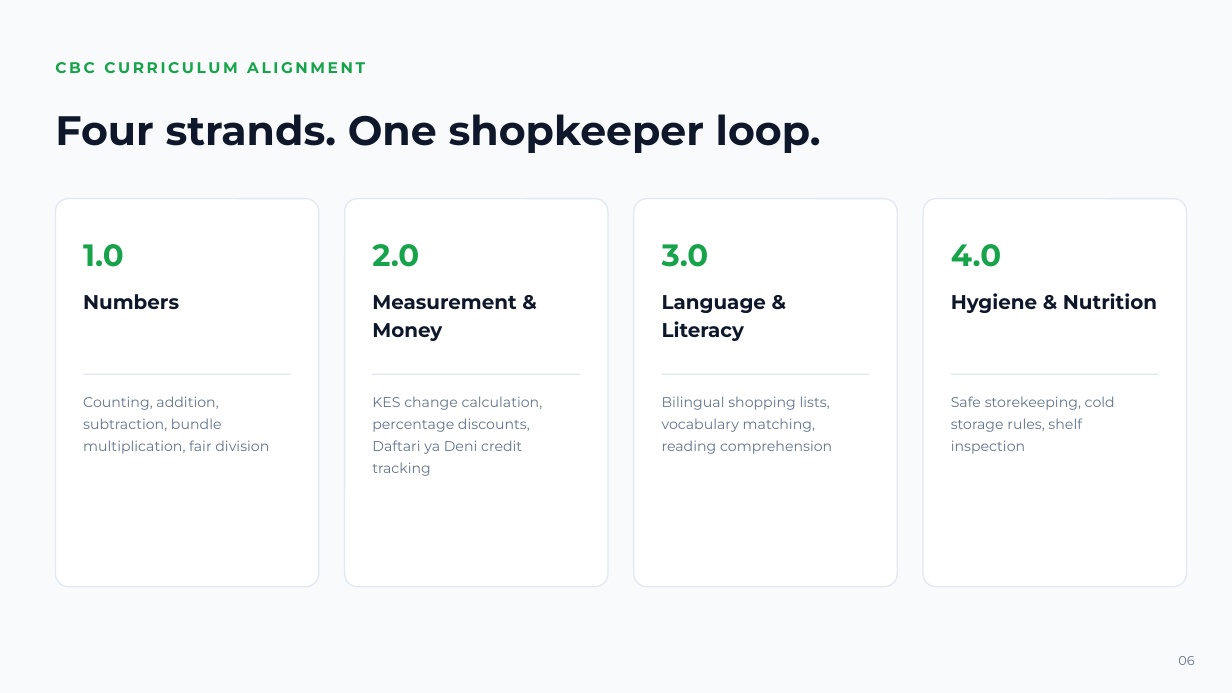
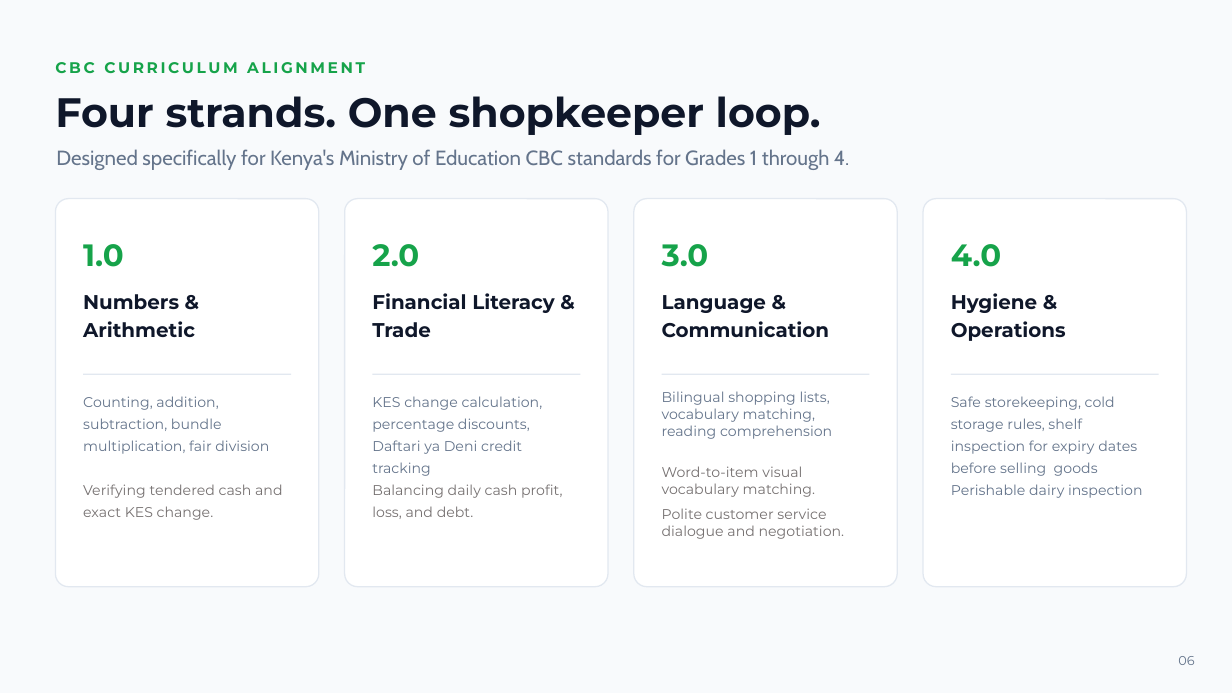
Before and after one commit to lemonhead-ai/SmartDuka, a slide deck: slide 7 of assets/pitch-deck/SmartDuka_Pitchdeck_backup.pptx (slide 6 before the commit). Drawn at 1232x693 pixels with LibreOffice and Linux fonts; fonts in the diff are those of the drawing. Boxes give left, top, right and bottom in pixels: in the first picture for what was removed or moved away, otherwise in the second. Text is boxed around its words. In the diff, an @@ line names an element or a change of style, - is before the commit and + after.

```diff
--- a/assets/pitch-deck/SmartDuka_Pitchdeck_backup.pptx
+++ b/assets/pitch-deck/SmartDuka_Pitchdeck_backup.pptx
@@ text "Four strands. One shopkeeper loop.": place and size @@
-text "Four strands. One shopkeeper loop." at box(55, 114, 821, 153)
+text "Four strands. One shopkeeper loop." at box(55, 96, 821, 135)
@@ text added at box(56, 149, 849, 170), 16 pt, text #64748B @@
+Designed specifically for Kenya's Ministry of Education CBC standards for Grades 1 through 4.
@@ text at box(83, 294, 195, 337): text changed @@
-Numbers
+Numbers & Arithmetic
@@ text at box(372, 293, 554, 337): text changed @@
-Measurement & Money
+Financial Literacy & Trade
@@ text at box(662, 295, 830, 338): text changed @@
-Language & Literacy
+Language & Communication
@@ text at box(951, 293, 1066, 341): text changed @@
-Hygiene & Nutrition
+Hygiene & Operations
@@ text at box(372, 396, 562, 519): text changed @@
-KES change calculation, percentage discounts, Daftari ya Deni credit tracking
+KES change calculation, percentage discounts, Daftari ya Deni credit tracking
+Balancing daily cash profit, loss, and debt.
@@ text at box(662, 391, 832, 439): line spacing 1.3 to 1; more space between paragraphs @@
@@ text at box(951, 396, 1142, 498): text changed @@
-Safe storekeeping, cold storage rules, shelf inspection
+Safe storekeeping, cold storage rules, shelf inspection for expiry dates before selling goods
+Perishable dairy inspection
@@ text at box(662, 466, 845, 539): paragraphs added @@
+Word-to-item visual vocabulary matching.
+Polite customer service dialogue and negotiation.
@@ text at box(83, 484, 283, 520): paragraph added @@
+Verifying tendered cash and exact KES change.
```
Also in this commit, not shown: 4 other slides changed, 1 slide added, 3 other files.
